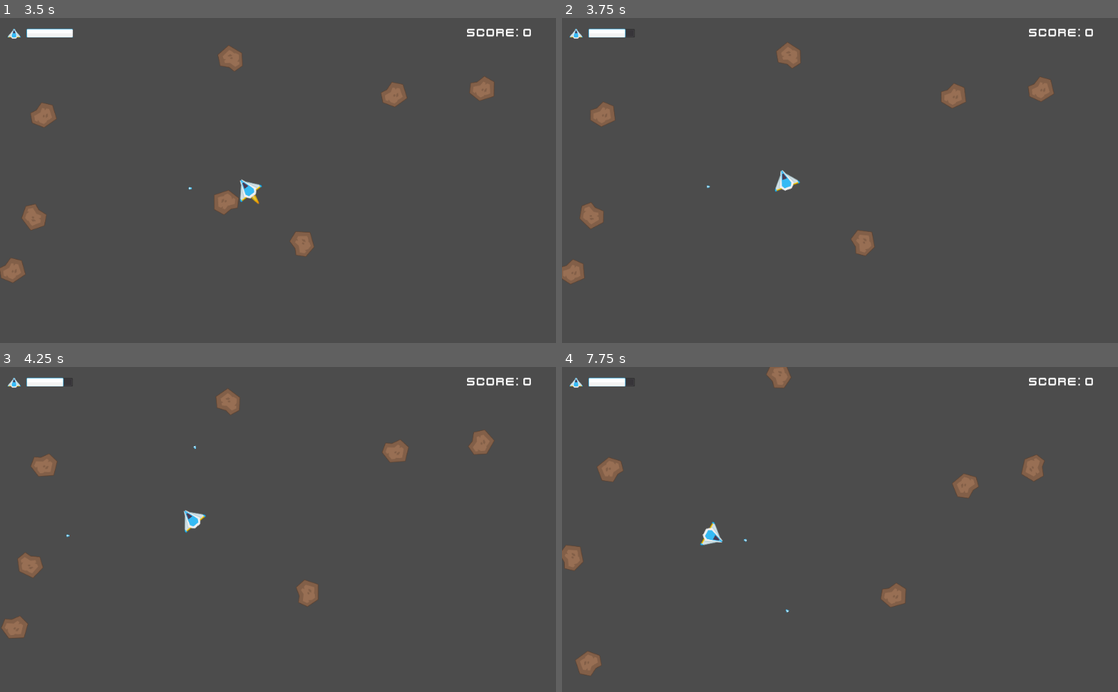
Above: before the commit, frames 1-4 (two rows, left to right).
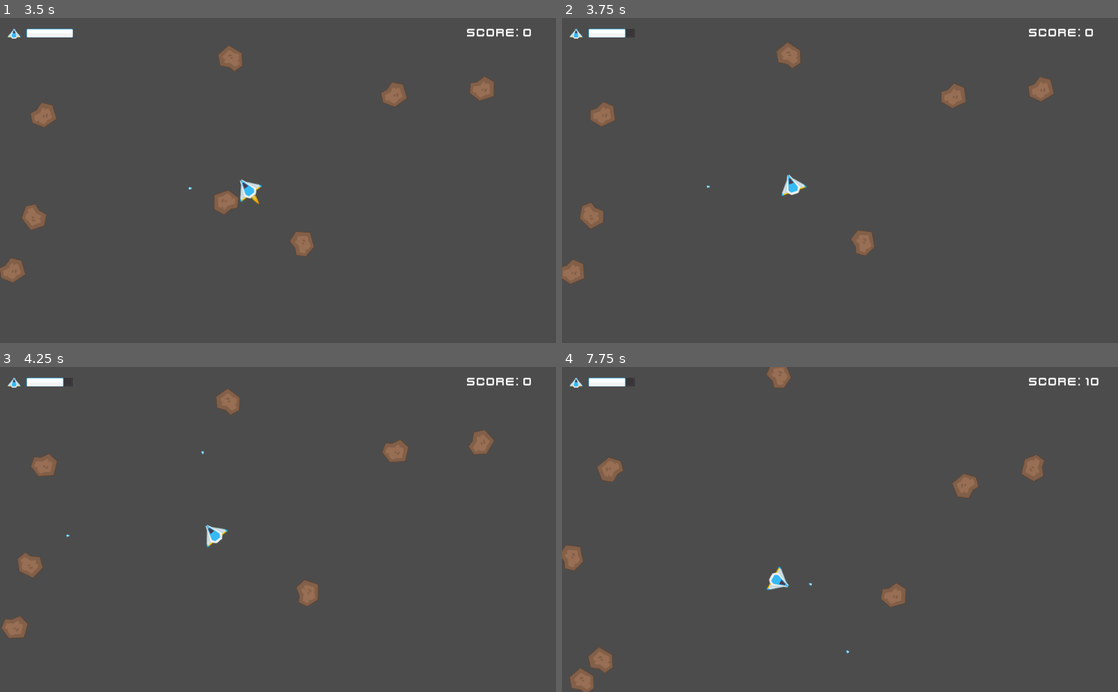
Above: after the commit, the same moments.

Repository: cscazorla/godot-asteroids
Game: Godot game, scene res://scenes/Test.tscn
Two runs of this game, one before a commit and one after it. Both use one fixed random seed, a clock stepped at 60 frames per second and the inputs below.
Inputs:
- Up to frame 1 (3.5 s): hold Right (ui_right) 0.53-1.28 s; tap Space (ui_select) at 0.77, 1.52, 3.02 s; hold Left (ui_left) 1.28-2.03 s; hold Right (ui_right) 2.03-2.78 s; hold Up (ui_up) from 2.78 s (still down)
- Up to frame 2 (3.75 s): release Up (ui_up) at 3.53 s; hold Left (ui_left) from 3.53 s (still down)
- Up to frame 3 (4.25 s): keep holding Left (ui_left); tap Space (ui_select) at 3.77 s
- Up to frame 4 (7.75 s): tap Space (ui_select) at 4.52, 6.02, 6.77, 7.52 s; release Left (ui_left) at 5.78 s; hold Right (ui_right) 5.78-6.53 s; hold Up (ui_up) 6.53-7.28 s; hold Right (ui_right) from 7.28 s (still down)

Frame 1 is identical in both runs. In frame 2, 0.2% of the frame differs, in the area x 38-44%, y 46-55%; in frame 3, 0.3%; in frame 4, 0.9%, in the area x 1-97%, y 3-100%.

Commit message:
When the ships crashes into an asteroid it trayectory gets affected accordingly.

Diff:
--- a/scenes/Player.gd
+++ b/scenes/Player.gd
@@ -85,6 +85,7 @@
 		else:
 			shake_effect = 0.5
 		decrease_life(amount_to_decrease)
+		linear_velocity -= area.linear_velocity.normalized() * (linear_velocity.length() * 0.5)
 		emit_signal("player_crashes_into_asteroid", area, shake_effect)
 	if area.is_in_group("powerup_healths"):
 		increase_life(0.1 * max_life)
Not shown, changed: README.md
